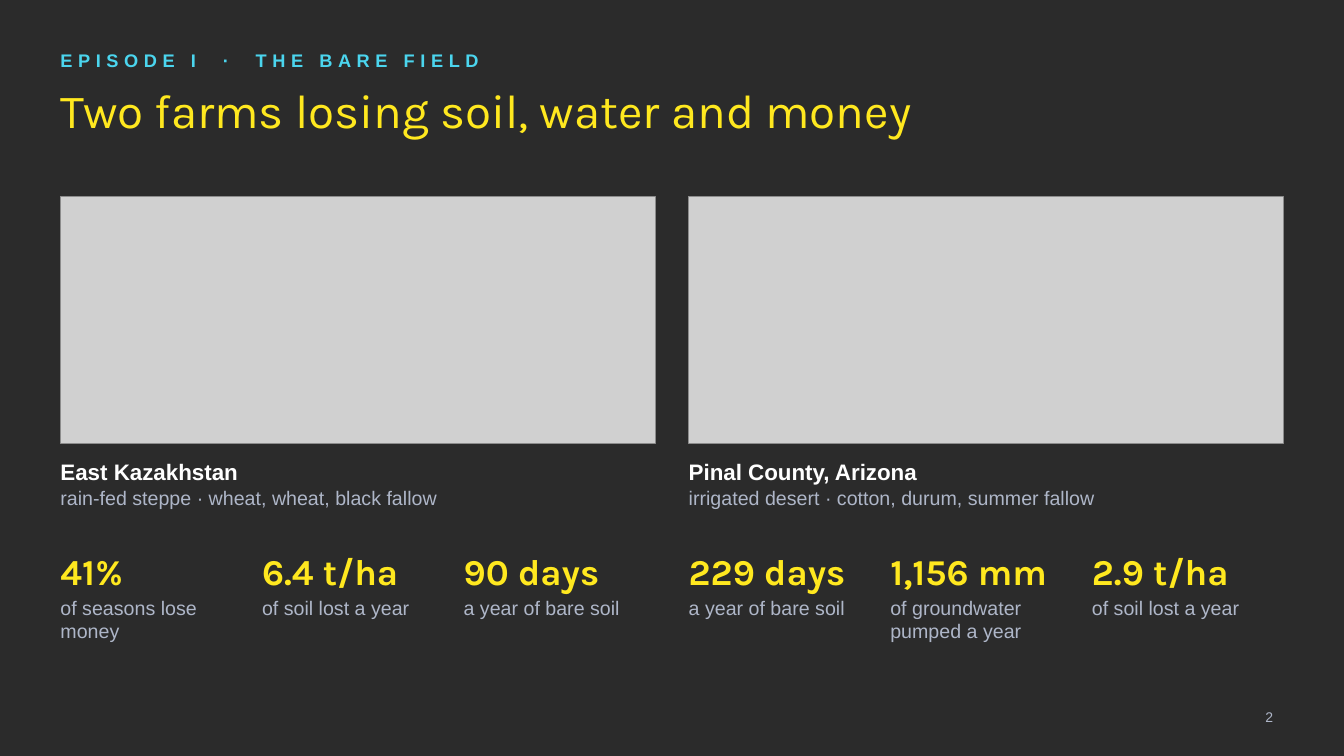
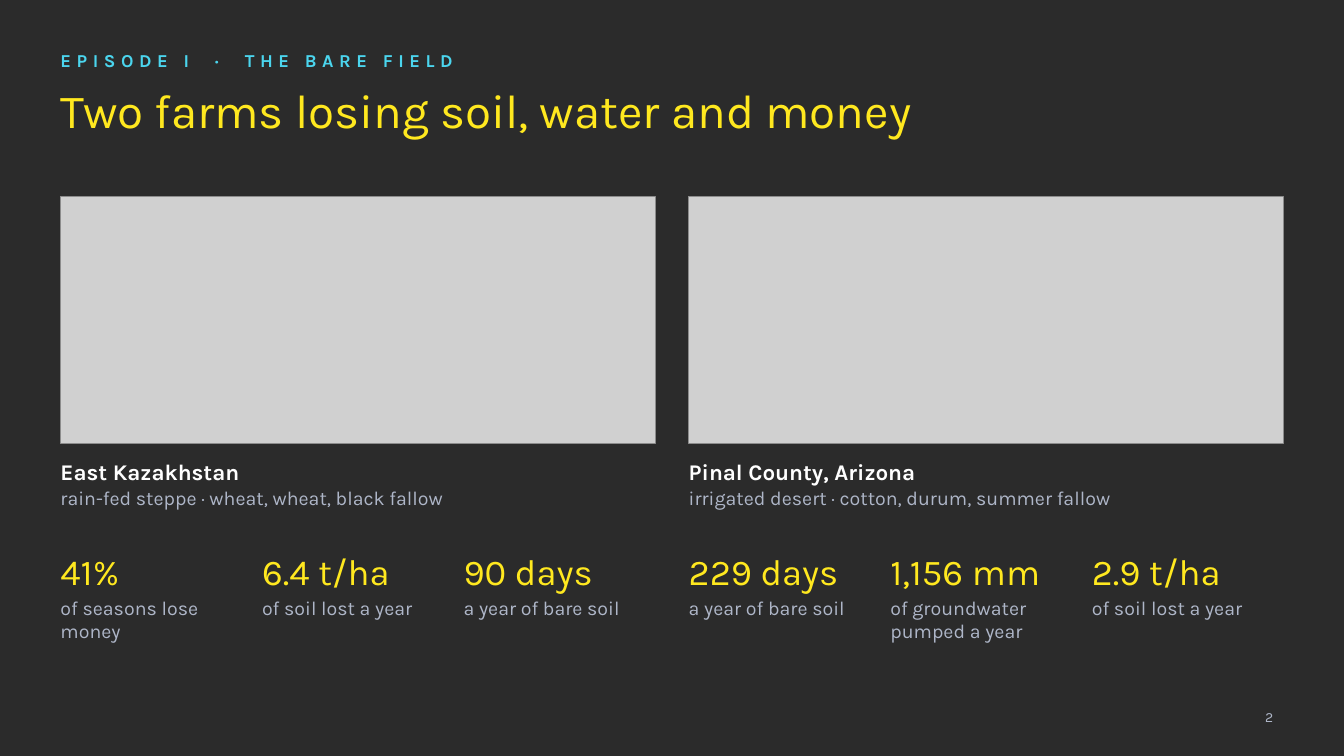
Before and after one commit to sofiyagpu/Furrow, a slide deck: slide 2 of presentation/Furrow.pptx. Drawn at 1344x756 pixels with LibreOffice and Linux fonts; fonts in the diff are those of the drawing; grey boxes stand for pictures; background and template pictures are left out; a plain dark background stands for a picture behind light text. Boxes give left, top, right and bottom in pixels: in the first picture for what was removed or moved away, otherwise in the second. Text is boxed around its words. In the diff, an @@ line names an element or a change of style, - is before the commit and + after.

```diff
--- a/presentation/Furrow.pptx
+++ b/presentation/Furrow.pptx
@@ font Arial to Karla in 3 elements at bbox=[60, 55, 453, 68], bbox=[60, 464, 442, 510], bbox=[689, 464, 1110, 510] @@
@@ text "41%" at bbox=[60, 561, 199, 643]: bold off in "41%"; font Arial to Karla in "of seasons lose money" @@
@@ text "6.4 t/ha" at bbox=[262, 558, 412, 620]: bold off in "6.4 t/ha"; font Arial to Karla in "of soil lost a year" @@
@@ text "90 days" at bbox=[464, 560, 619, 620]: bold off in "90 days"; font Arial to Karla in "a year of bare soil" @@
@@ text "229 days" at bbox=[689, 560, 844, 620]: bold off in "229 days"; font Arial to Karla in "a year of bare soil" @@
@@ text "1,156 mm" at bbox=[890, 561, 1040, 643]: bold off in "1,156 mm"; font Arial to Karla in "of groundwater pumped a year" @@
@@ text "2.9 t/ha" at bbox=[1092, 558, 1242, 620]: bold off in "2.9 t/ha"; font Arial to Karla in "of soil lost a year" @@
```
Also in this commit, not shown: 5 other slides changed, 7 other files.
